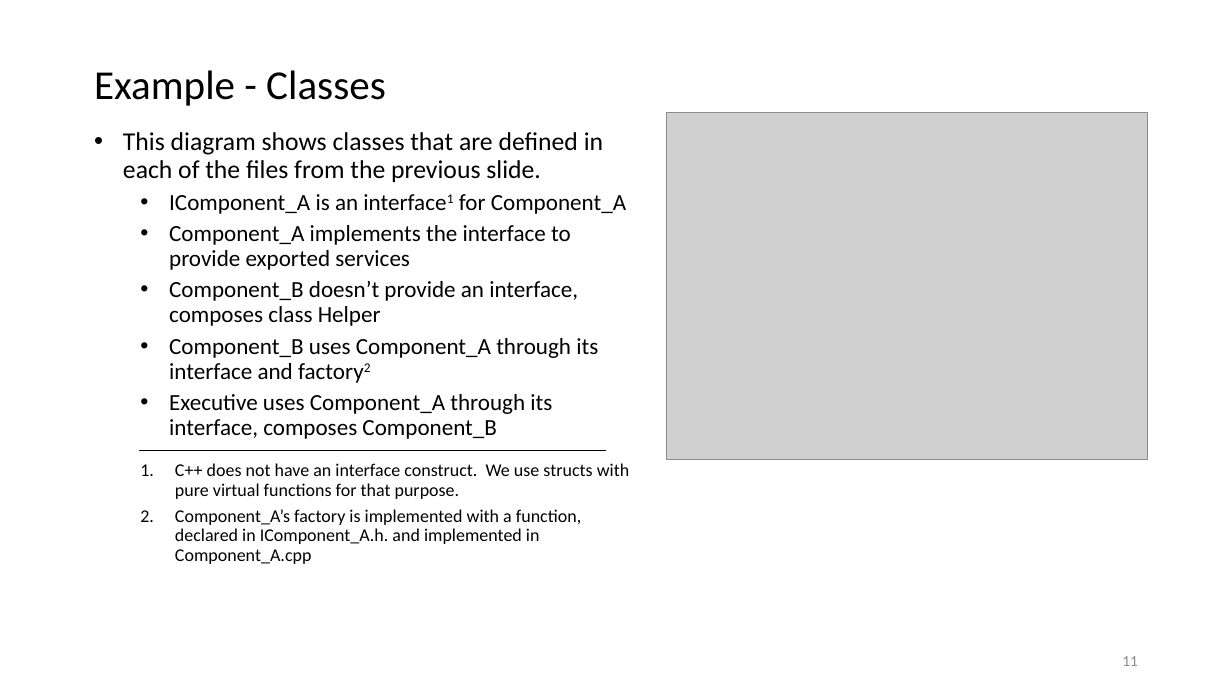
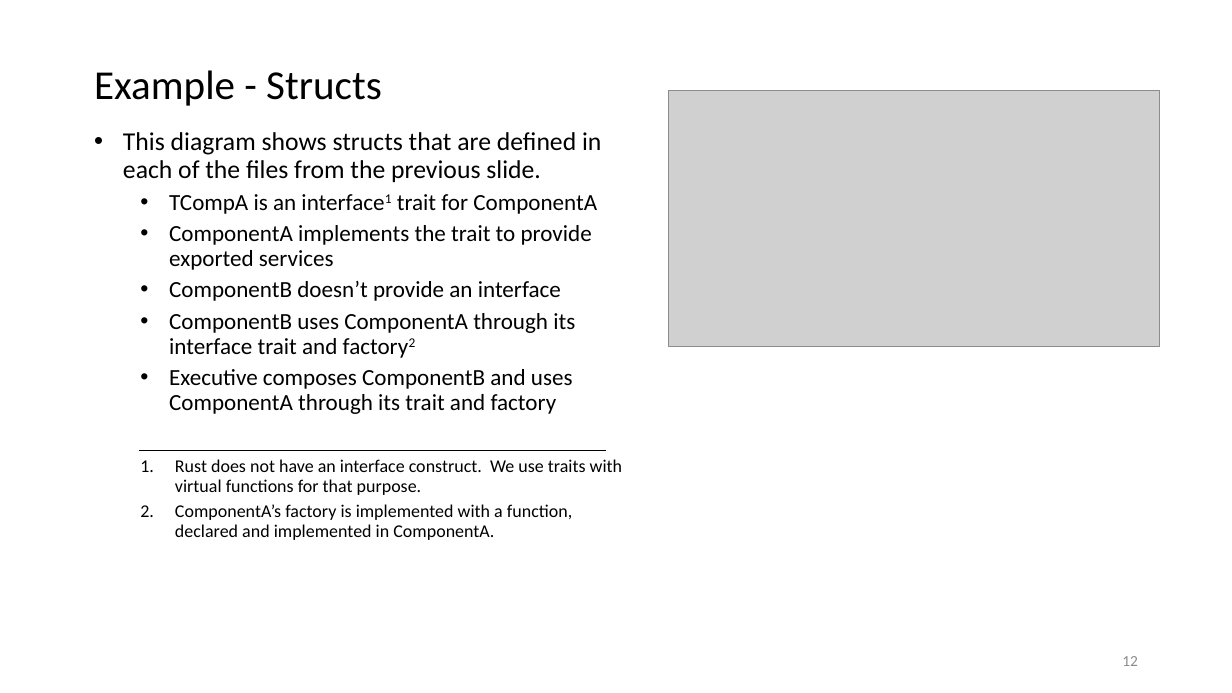
Before and after one commit to JimFawcett/JimFawcett.github.io, a slide deck: slide 12 of Resources/RustModels.pptx (slide 11 before the commit). Drawn at 1232x693 pixels with LibreOffice and Linux fonts; fonts in the diff are those of the drawing; grey boxes stand for pictures. Boxes give left, top, right and bottom in pixels: in the first picture for what was removed or moved away, otherwise in the second. Text is boxed around its words. In the diff, an @@ line names an element or a change of style, - is before the commit and + after.

```diff
--- a/Resources/RustModels.pptx
+++ b/Resources/RustModels.pptx
@@ title at <box>94,70,382,106</box>: text changed @@
-Example - Classes
+Example - Structs
@@ picture: place and size @@
-picture at <box>667,113,1148,459</box>
+picture at <box>668,91,1159,347</box>
@@ text at <box>123,132,622,540</box>: text changed @@
-• This diagram shows classes that are defined in each of the files from the previous slide.
-  • IComponent_A is an interface1 for Component_A
-  • Component_A implements the interface to provide exported services
-  • Component_B doesn’t provide an interface, composes class Helper
-  • Component_B uses Component_A through its interface and factory2
-  • Executive uses Component_A through its interface, composes Component_B
-  1. C++ does not have an interface construct. We use structs with pure virtual functions for that purpose.
-  2. Component_A’s factory is implemented with a function, declared in IComponent_A.h. and implemented in Component_A.cpp
+• This diagram shows structs that are defined in each of the files from the previous slide.
+  • TCompA is an interface1 trait for ComponentA
+  • ComponentA implements the trait to provide exported services
+  • ComponentB doesn’t provide an interface
+  • ComponentB uses ComponentA through its interface trait and factory2
+  • Executive composes ComponentB and uses ComponentA through its trait and factory
+  1. Rust does not have an interface construct. We use traits with virtual functions for that purpose.
+  2. ComponentA’s factory is implemented with a function, declared and implemented in ComponentA.
@@ page number at <box>1122,656,1138,666</box>: text changed @@
-11
+12
```
Also in this commit, not shown: 4 other slides changed, 2 slides added, 1 slide removed, 5 other files.
